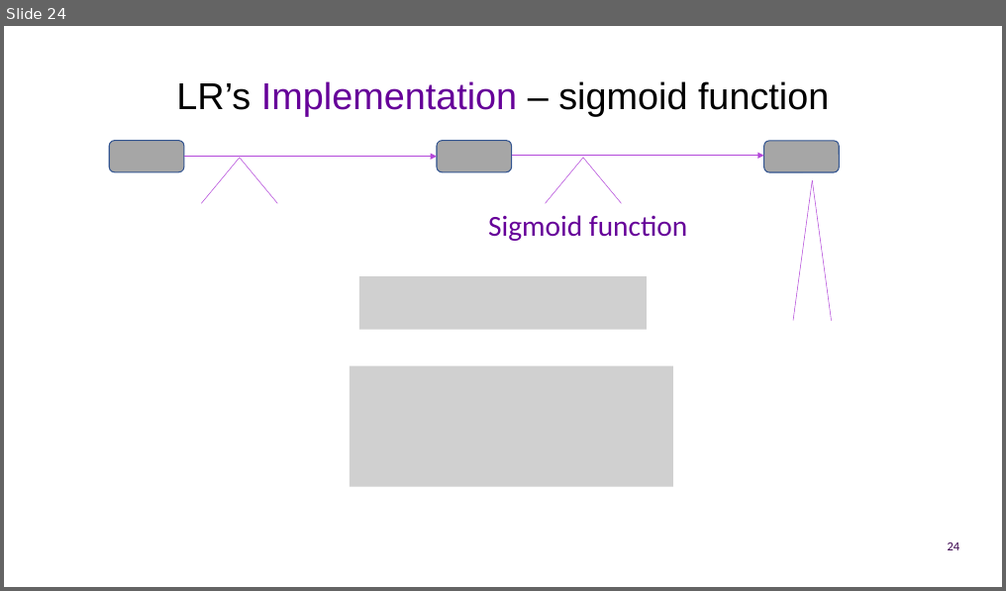
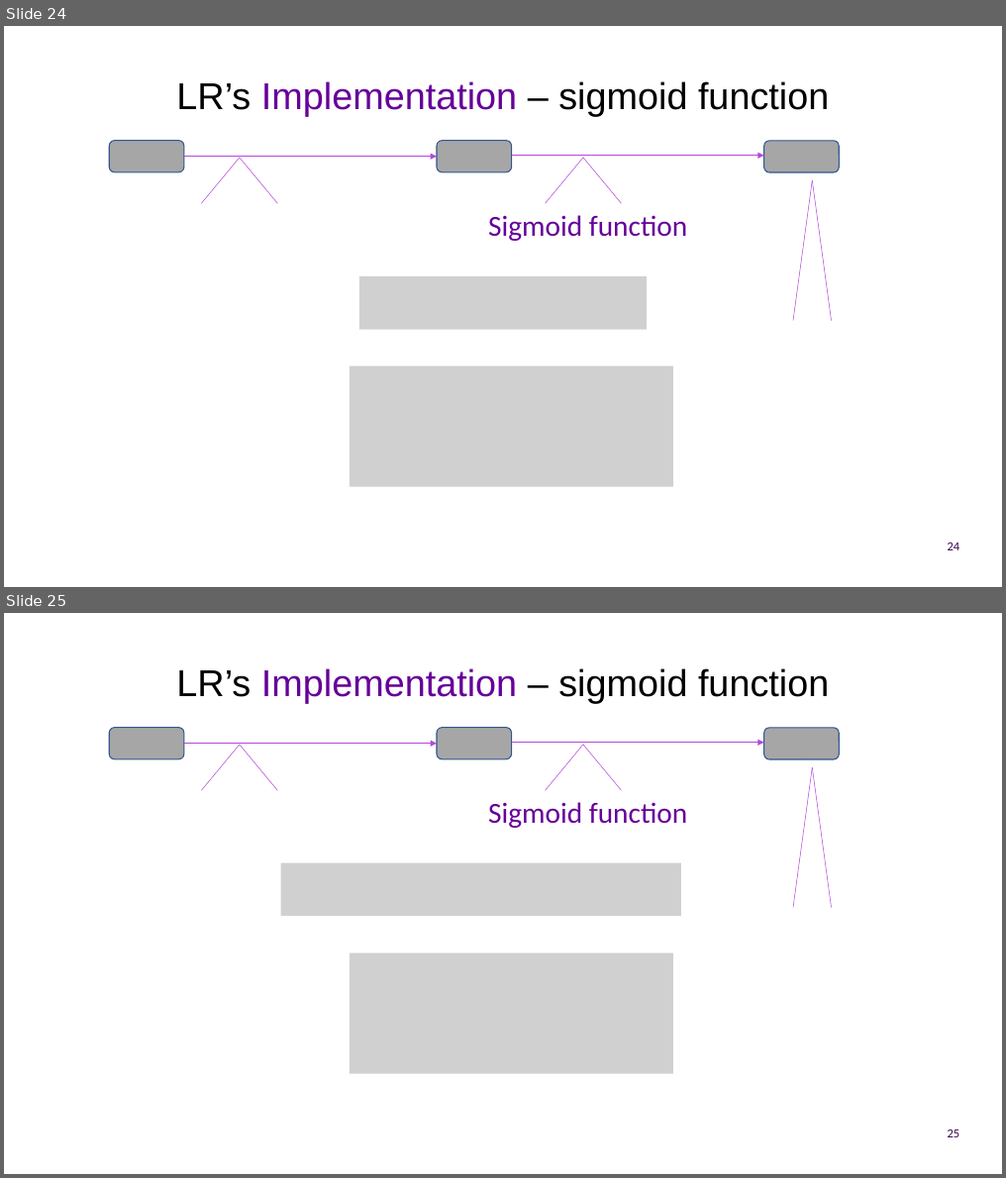
Before and after one commit to UOMDSS/workshops-2022-2023, a slide deck: semester-1/Week-7-EEG-Feeling-Emotions-Logistic-Regression/presentation.pptx. Shown one above the other, each under a label of ours: slide 24 before the commit, slides 24 and 25 after it. The pictures are 1006x591 and 1006x1178 pixels, drawn with LibreOffice and Linux fonts; fonts in the diff are those of the drawing; grey boxes stand for pictures; background and template pictures are left out. Boxes give left, top, right and bottom in pixels: in the first picture for what was removed or moved away, otherwise in the second. Text is boxed around its words. In the diff, an @@ line names an element or a change of style, - is before the commit and + after.

```diff
--- a/semester-1/Week-7-EEG-Feeling-Emotions-Logistic-Regression/presentation.pptx
+++ b/semester-1/Week-7-EEG-Feeling-Emotions-Logistic-Regression/presentation.pptx
@@ slide 25 added at <box>4,613,1002,1174</box>, background #FFFFFF @@
@@ title added at <box>176,668,829,704</box>, 36 pt, text #000000 @@
+LR’s Implementation – sigmoid function
@@ rounded rectangle added at <box>110,728,184,760</box>, fill #A6A6A6, outline #325491 1 pt @@
@@ rounded rectangle added at <box>437,728,512,760</box>, fill #A6A6A6, outline #325491 1 pt @@
@@ rounded rectangle added at <box>764,728,840,760</box>, fill #A6A6A6, outline #325491 1 pt @@
@@ arrow added from (184, 744) to (437, 744), #B348DA 0.5 pt @@
@@ line added from (202, 790) to (240, 745), #B348DA 0.5 pt @@
@@ line added from (278, 790) to (240, 745), #B348DA 0.5 pt @@
@@ arrow added from (512, 743) to (764, 743), #B348DA 0.5 pt @@
@@ line added from (546, 790) to (583, 745), #B348DA 0.5 pt @@
@@ line added from (622, 790) to (583, 745), #B348DA 0.5 pt @@
@@ line added from (793, 908) to (813, 767), #B348DA 0.5 pt @@
@@ line added from (832, 908) to (813, 767), #B348DA 0.5 pt @@
@@ text added at <box>488,802,687,828</box>, 28 pt, text #660099 @@
+Sigmoid function
@@ picture added at <box>281,863,681,916</box> @@
@@ picture added at <box>350,953,673,1074</box> @@
@@ page number added at <box>947,1130,960,1138</box>, 12 pt, text #3B054F @@
+25
```
Also in this commit, not shown: 29 slides changed, 3 other slides added, 2 slides removed, 1 other file.
